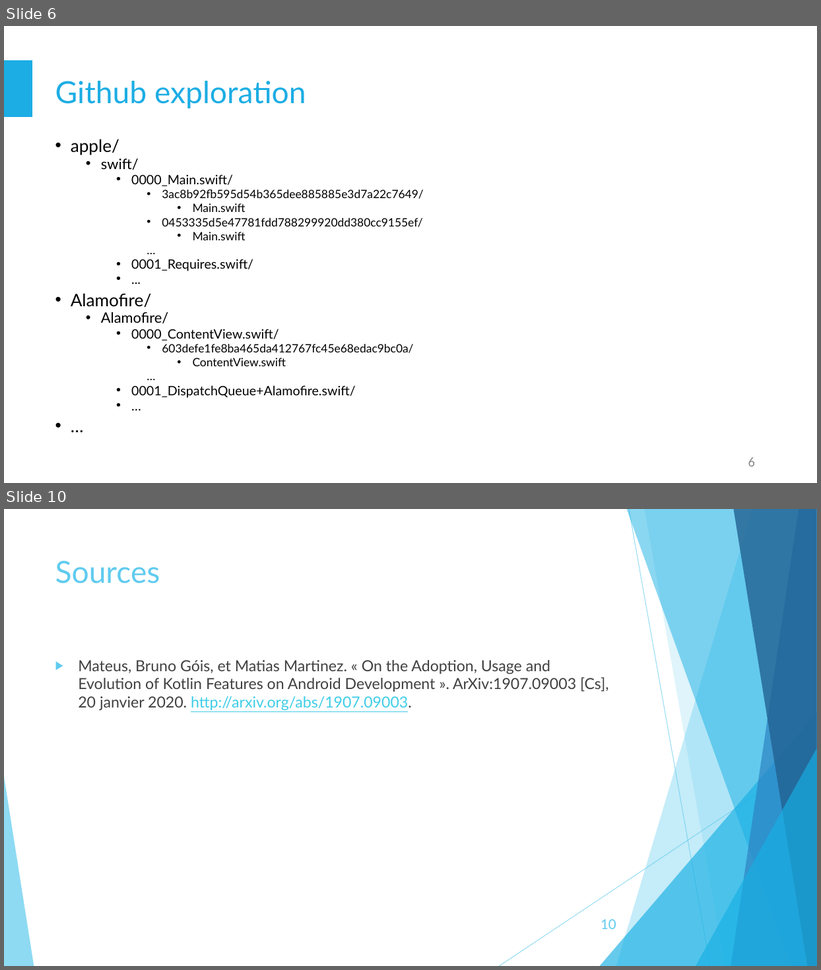
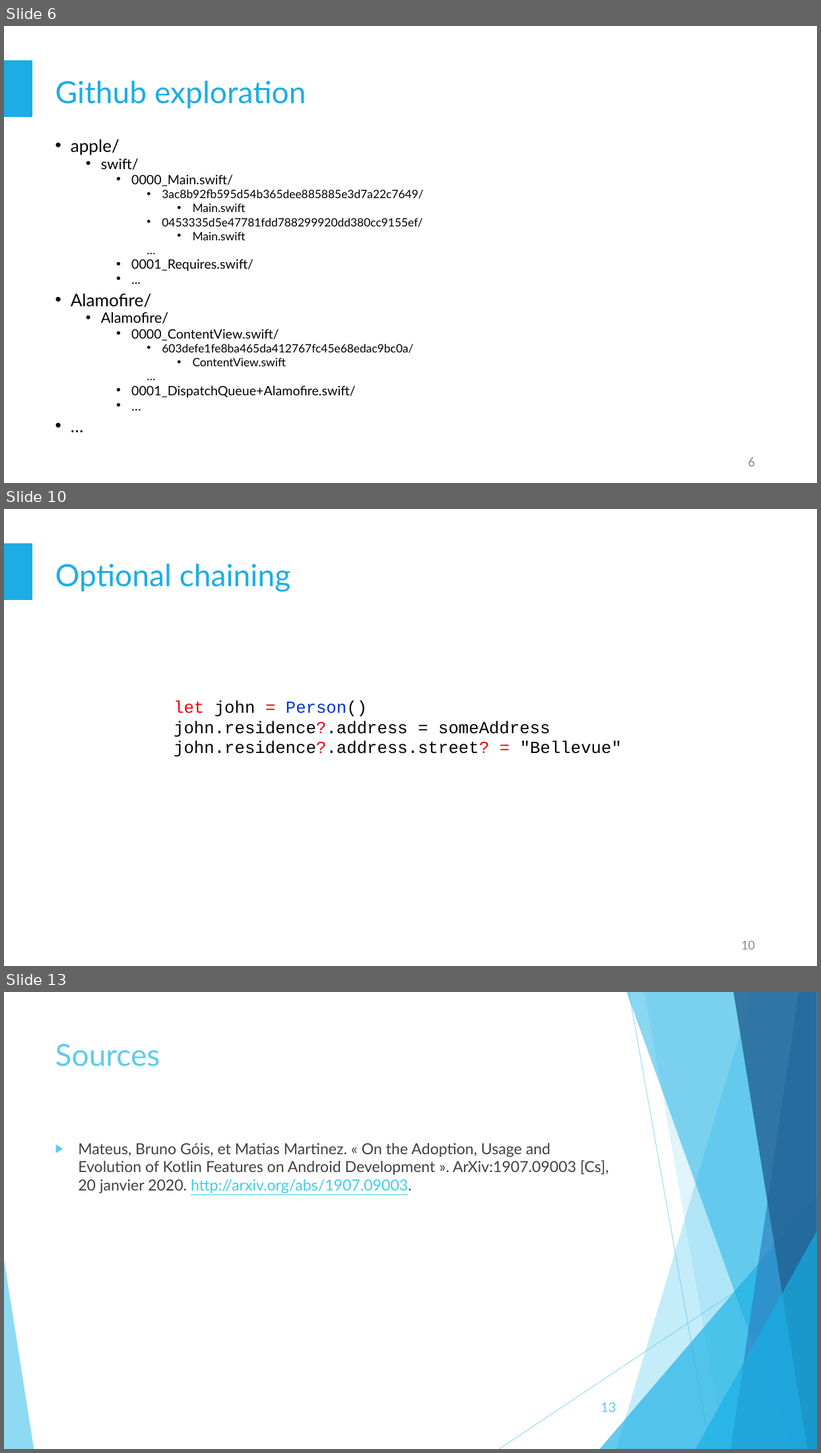
Before and after one commit to staufga0/Pattern-extraction-swift, a slide deck: presentation/Pattern Extraction4.pptx. Shown one above the other, each under a label of ours: slides 6 and 10 before the commit, slides 6, 10 and 13 after it; the slides between them are not shown. The pictures are 821x970 and 821x1453 pixels, drawn with LibreOffice and Linux fonts; fonts in the diff are those of the drawing. Boxes give left, top, right and bottom in pixels: in the first picture for what was removed or moved away, otherwise in the second. Text is boxed around its words. In the diff, an @@ line names an element or a change of style, - is before the commit and + after.

```diff
--- a/presentation/Pattern Extraction4.pptx
+++ b/presentation/Pattern Extraction4.pptx
@@ slide 10 added at [4,509,817,966], background #FFFFFF; not listed: 1 template element that a slide beside it also shows @@
@@ title added at [55,564,290,592], 36 pt, text #1CADE4 @@
+Optional chaining
@@ text added at [174,700,622,757], 20 pt, text #000000 @@
+let john = Person()
+john.residence?.address = someAddress
+john.residence?.address.street? = "Bellevue"
@@ page number added at [741,941,755,950], 16 pt, text #8C8C8C @@
+10
@@ what was slide 10 is now slide 13 @@
@@ page number at [601,1403,616,1412]: text changed @@
-10
+13
```
Also in this commit, not shown: 2 slides changed, 4 other slides added, 2 slides removed.
